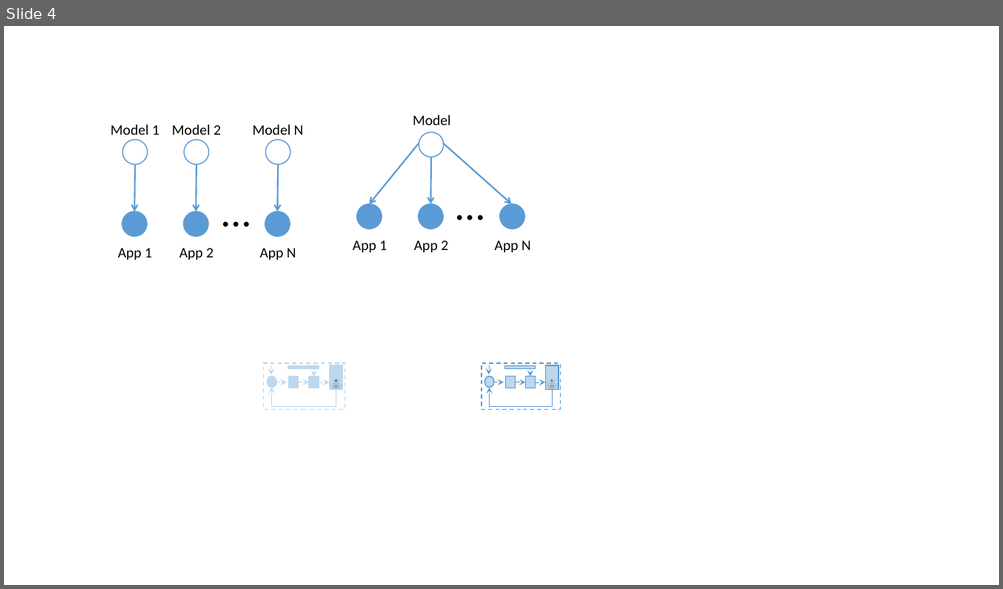
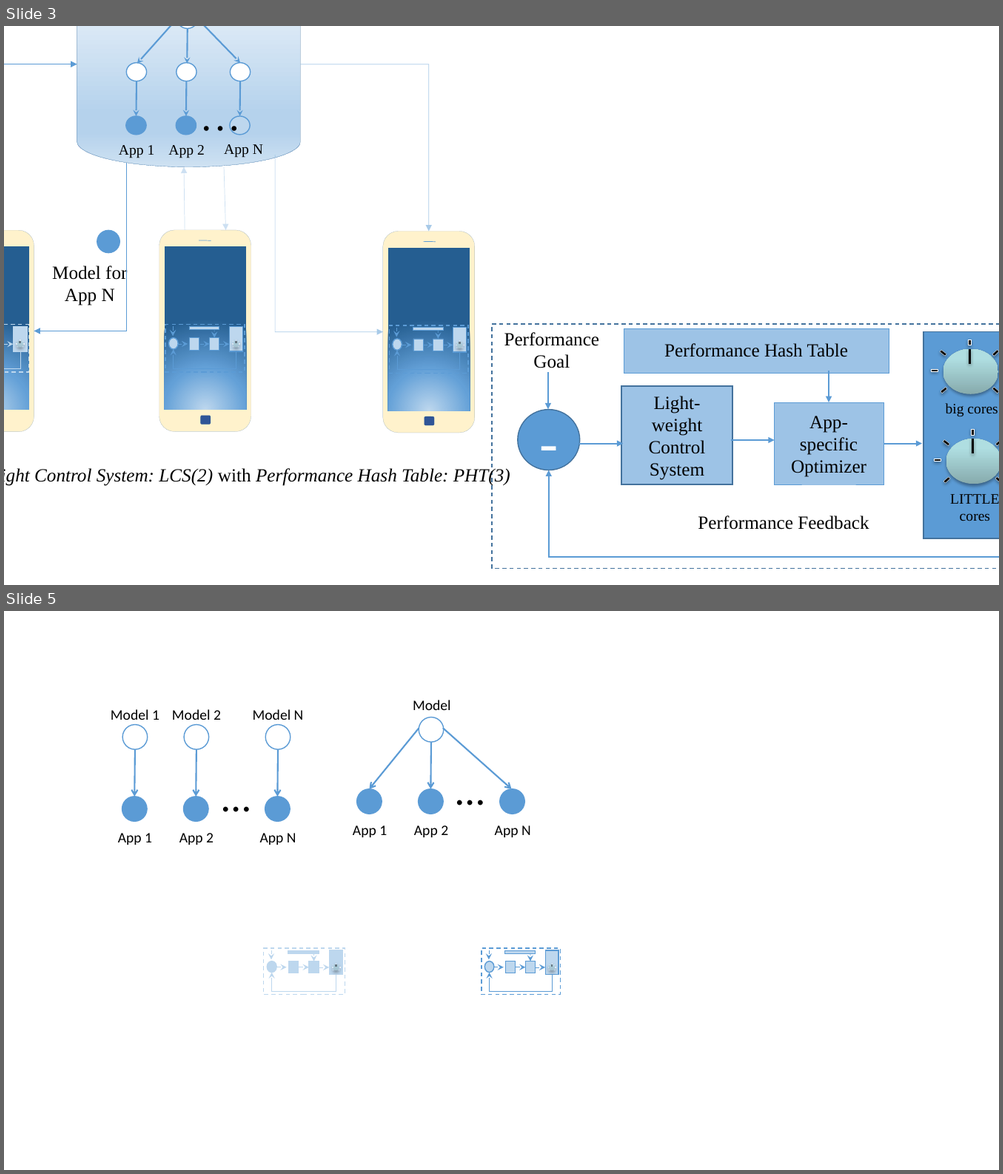
Before and after one commit to nmishra8/ASPLOS-17, a slide deck: figures/Mobile.pptx. Shown one above the other, each under a label of ours: slide 4 before the commit, slides 3 and 5 after it; the slides between them are not shown. The pictures are 1003x589 and 1003x1174 pixels, drawn with LibreOffice and Linux fonts; fonts in the diff are those of the drawing. Boxes give left, top, right and bottom in pixels: in the first picture for what was removed or moved away, otherwise in the second. Text is boxed around its words. In the diff, an @@ line names an element or a change of style, - is before the commit and + after.

```diff
--- a/figures/Mobile.pptx
+++ b/figures/Mobile.pptx
@@ slide 3 added at [4, 26, 999, 585], background #FFFFFF @@
@@ group added at [4, 26, 475, 432]: 21 math minuses, 19 arrows, 18 rectangles, 13 ellipses, 7 elbow arrows, 5 rounded rectangles, 5 lines, 5 texts, 1 cylinder @@
+App 1
+App 2
+App N
+…
+Model for
+App N
@@ rectangle added at [466, 267, 572, 529], fill #FFFFFF at 59% opacity @@
@@ rectangle added at [699, 265, 807, 534], fill #FFFFFF at 59% opacity @@
@@ group added at [492, 324, 999, 569]: 12 math minuses, 6 arrows, 5 texts, 5 rectangles, 3 ellipses, 2 lines, 1 elbow arrow @@
+Performance
+Goal
+Light-weight Control
+System
+-
+Performance Feedback
+App-specific
+Optimizer
+big cores
+LITTLE cores
+Performance Hash Table
@@ text added at [34, 467, 510, 486], 18 pt, text #000000, italic @@
+Light-weight Control System: LCS(2) with Performance Hash Table: PHT(3)
@@ what was slide 4 is now slide 5 @@
```
Also in this commit, not shown: 2 slides changed, 18 other files.
